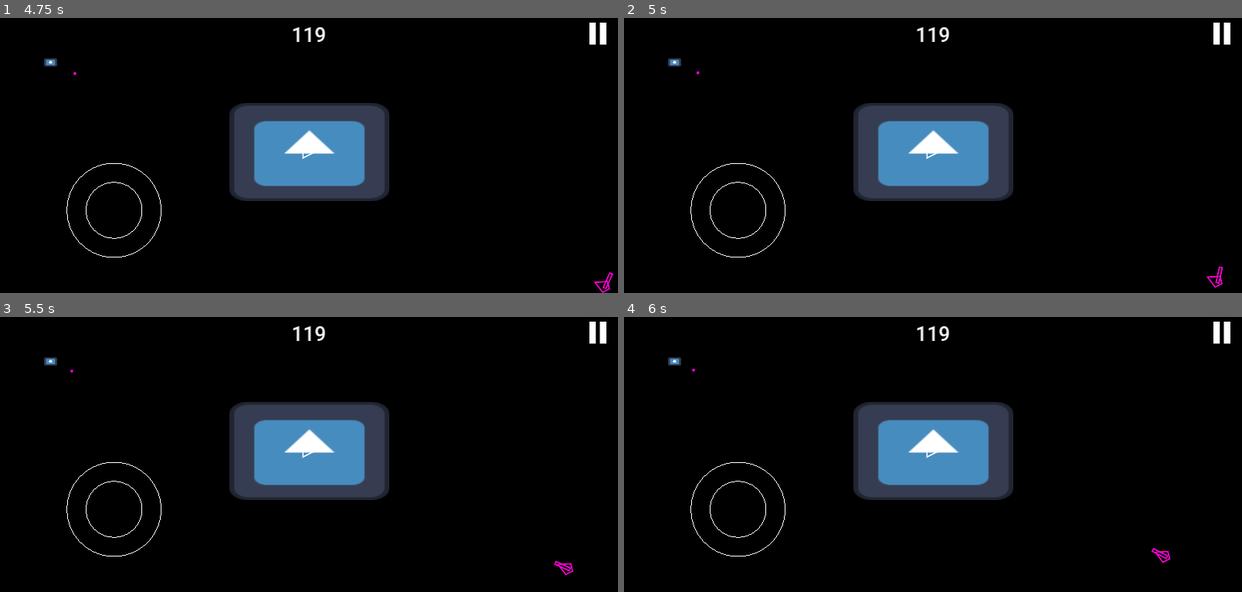
Above: before the commit, frames 1-4 (two rows, left to right).
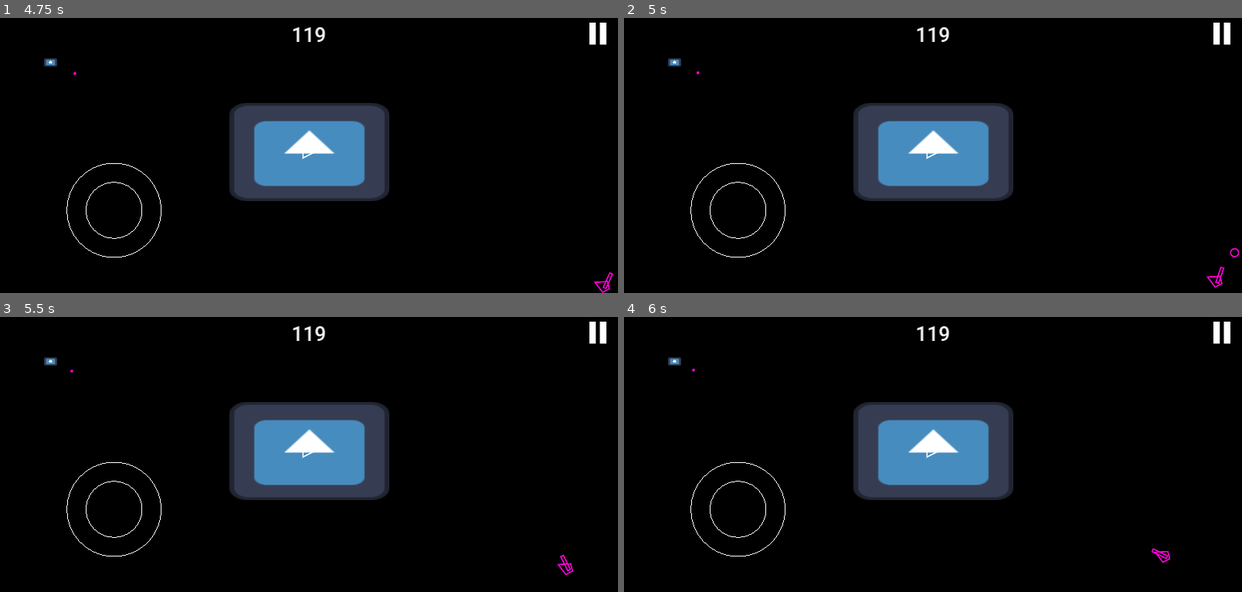
Above: after the commit, the same moments.

Repository: Ryu204/name-later
Game: Godot game, scene res://Layouts/index.tscn
The game is run twice, just before and just after one commit, with the same random seed, the same clock (stepped at 60 frames per second) and the same inputs. The engine's default icon, where the game draws it, is replaced by a stand-in: a white triangle on a blue panel in a dark square.
Inputs (mouse positions are in pixels of both pictures, inside the frame that each line leads up to):
- Up to frame 1 (4.75 s): click "Play" at 0.5 s; click (599, 34) at 1.25 s; click (309, 152) at 2 s; tap Enter at 2.75, 4.25 s; move the mouse to (444, 139) at 2.77 s; click (444, 139) at 2.92 s; tap Space at 3.5 s; move the mouse to (185, 166) at 3.52 s; click (185, 166) at 3.67 s; move the mouse to (370, 89) at 4.27 s; click (370, 89) at 4.42 s
- Up to frame 2 (5 s): no input
- Up to frame 3 (5.5 s): move the mouse to (278, 506) at 5.02 s; click (278, 506) at 5.17 s
- Up to frame 4 (6 s): move the mouse to (1118, 493) at 5.77 s; click (1118, 493) at 5.92 s

Frame 1 is identical in both runs. In frame 2, less than 0.1% of the frame differs, in the area x 12-100%, y 18-97%; in frame 3, less than 0.1%; in frame 4, less than 0.1%.

Commit message:
feat: sticky bullet

Diff:
--- /dev/null
+++ b/Components/Enemies/bullet.gd
@@ -0,0 +1,24 @@
+class_name Bullet
+
+extends Area2D
+
+@export var speed = 100
+
+var _direction: Vector2 = Vector2.ZERO
+var direction:
+	set(value):
+		_direction = value.normalized()
+
+signal hit(shape: Shape)
+
+func _ready() -> void:
+	body_entered.connect(
+		func (body) -> void:
+			assert(body is Shape)
+			var shape = body as Shape
+			hit.emit(shape)
+	)
+
+func _physics_process(delta: float) -> void:
+	var diff = delta * _direction * speed
+	position += diff
--- /dev/null
+++ b/Components/Enemies/bullet_sticky.gd
@@ -0,0 +1,42 @@
+class_name BulletSticky
+
+extends Bullet
+
+@export var color: Color
+@export var radius = 10.0
+@export var effect = 0.85
+@export var duration = 3.0
+
+@onready var _collision_shape = $CollisionShape2D
+
+func _ready() -> void:
+	super()
+	(_collision_shape.shape as CircleShape2D).radius = radius
+	hit.connect(_on_hit)
+
+func _process(_delta: float) -> void:
+	queue_redraw()
+
+func _draw() -> void:
+	draw_circle(Vector2.ZERO, radius, color, false, Constants.GAME_OBJECT_LINE_WIDTH, true)
+
+func _on_hit(sh: Shape) -> void:
+	sh.force *= effect
+	sh.color = lerp(Color.MAGENTA, sh.color, effect)
+	sh.turn_strength *= effect
+
+	var timer = Timer.new()
+	timer.wait_time = duration
+	timer.autostart = true
+	timer.one_shot = true
+	sh.add_child(timer)
+	timer.timeout.connect(
+		func revert():
+			sh.force /= effect
+			sh.color = lerp(Color.MAGENTA, sh.color, 1 / effect)
+			sh.turn_strength /= effect
+			timer.queue_free()
+			queue_free()
+	)
+	visible = false
+	monitoring = false
--- /dev/null
+++ b/Components/Enemies/bullet_sticky.tscn
@@ -0,0 +1,15 @@
+[gd_scene load_steps=3 format=3 uid="uid://dhicmyrq7l42w"]
+
+[ext_resource type="Script" path="res://Components/Enemies/bullet_sticky.gd" id="1_47xws"]
+
+[sub_resource type="CircleShape2D" id="CircleShape2D_d6tfx"]
+
+[node name="BulletSticky" type="Area2D"]
+script = ExtResource("1_47xws")
+color = Color(1, 0, 0.839216, 1)
+effect = 0.65
+duration = 2.0
+speed = 500
+
+[node name="CollisionShape2D" type="CollisionShape2D" parent="."]
+shape = SubResource("CircleShape2D_d6tfx")
--- a/Components/Enemies/tank.gd
+++ b/Components/Enemies/tank.gd
@@ -7,9 +7,13 @@
 @export var width = 50.0
 @export_group('Stats')
 @export var aim_interval = 1.0
+@export var intervals_per_shot: int = 4
+@export var max_shooting_distance = 300.0
+@export var bullet: PackedScene
 
 @onready var _barrel = $Shape/Barrel
 var _current_aim_time = 0.0
+var _drones_holder: Node
 
 func _ready() -> void:
 	super()
@@ -22,6 +26,9 @@
 	_barrel.initialize(shape.color, Constants.GAME_OBJECT_LINE_WIDTH, height, width / 4)
 	shape.crashed.connect(_barrel.hide)
 
+func initialize(drones_holder: Node) -> void:
+	_drones_holder = drones_holder
+
 func update(_delta: float, player_pos: Vector2, _player_vel: Vector2) -> void:
 	var direction = player_pos - shape.global_position
 	shape.control_direction = direction
@@ -31,3 +38,14 @@
 	_current_aim_time -= aim_interval
 	var rotation_diff = direction.angle() - shape.global_rotation
 	_barrel.rotate_barrel(rotation_diff)
+	if direction.length() < max_shooting_distance:
+		_shoot()
+
+func _shoot() -> void:
+	if randi() % intervals_per_shot != 0:
+		return
+	var bl = bullet.instantiate() as Bullet
+	_drones_holder.add_child(bl)
+	var direction = Vector2.from_angle(_barrel.global_rotation)
+	bl.direction = direction
+	bl.global_position = shape.global_position + direction * height * 1.5
--- a/Components/Enemies/tank.tscn
+++ b/Components/Enemies/tank.tscn
@@ -1,6 +1,7 @@
-[gd_scene load_steps=4 format=3 uid="uid://s1o8xwq3cuj5"]
+[gd_scene load_steps=5 format=3 uid="uid://s1o8xwq3cuj5"]
 
 [ext_resource type="Script" path="res://Components/Enemies/tank.gd" id="1_u5f4h"]
+[ext_resource type="PackedScene" uid="uid://dhicmyrq7l42w" path="res://Components/Enemies/bullet_sticky.tscn" id="2_26gw7"]
 [ext_resource type="PackedScene" uid="uid://cfj21agyf0b47" path="res://Components/shape.tscn" id="2_ijcn0"]
 [ext_resource type="Script" path="res://Components/Enemies/tank_barrel.gd" id="3_5rpkp"]
 
@@ -8,6 +9,8 @@
 script = ExtResource("1_u5f4h")
 height = 40.0
 width = 30.0
+max_shooting_distance = 1000.0
+bullet = ExtResource("2_26gw7")
 shape = NodePath("Shape")
 
 [node name="Shape" parent="." instance=ExtResource("2_ijcn0")]
@@ -19,4 +22,4 @@
 [node name="Barrel" type="Node2D" parent="Shape"]
 position = Vector2(1, 0)
 script = ExtResource("3_5rpkp")
-angular_speed = 3.142
+angular_speed = 1.571
--- a/Components/Manager/enemy_manager.gd
+++ b/Components/Manager/enemy_manager.gd
@@ -40,6 +40,6 @@
 		child.update(delta, player_pos, player_vel)
 
 func _initialize_drone_classes(node: Node) -> void:
-	var is_drone_class = node is Drone or node is Mothership
+	var is_drone_class = node is Drone or node is Mothership or node is Tank
 	if is_drone_class:
 		node.initialize(_drone_holders)
